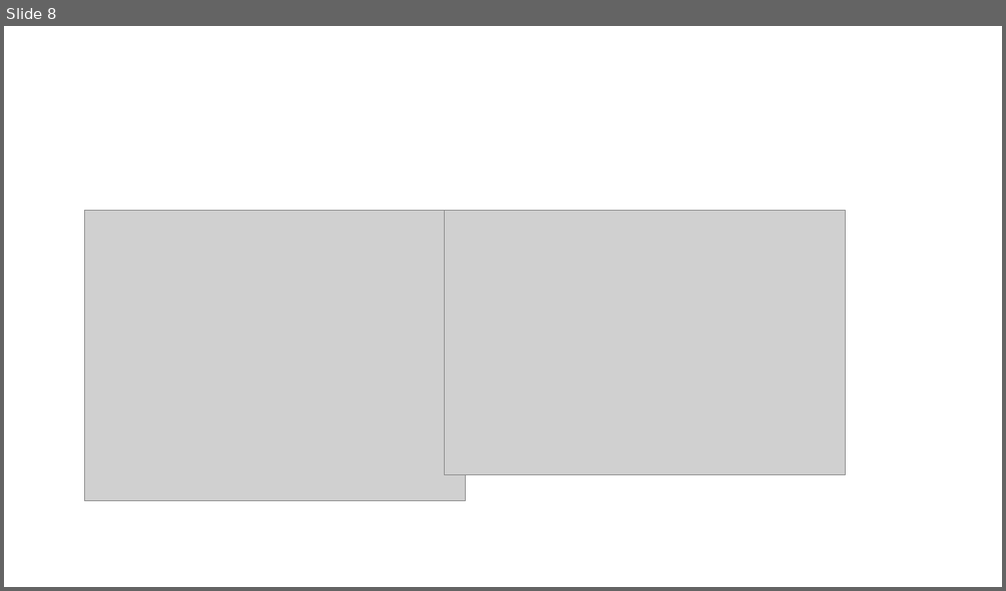
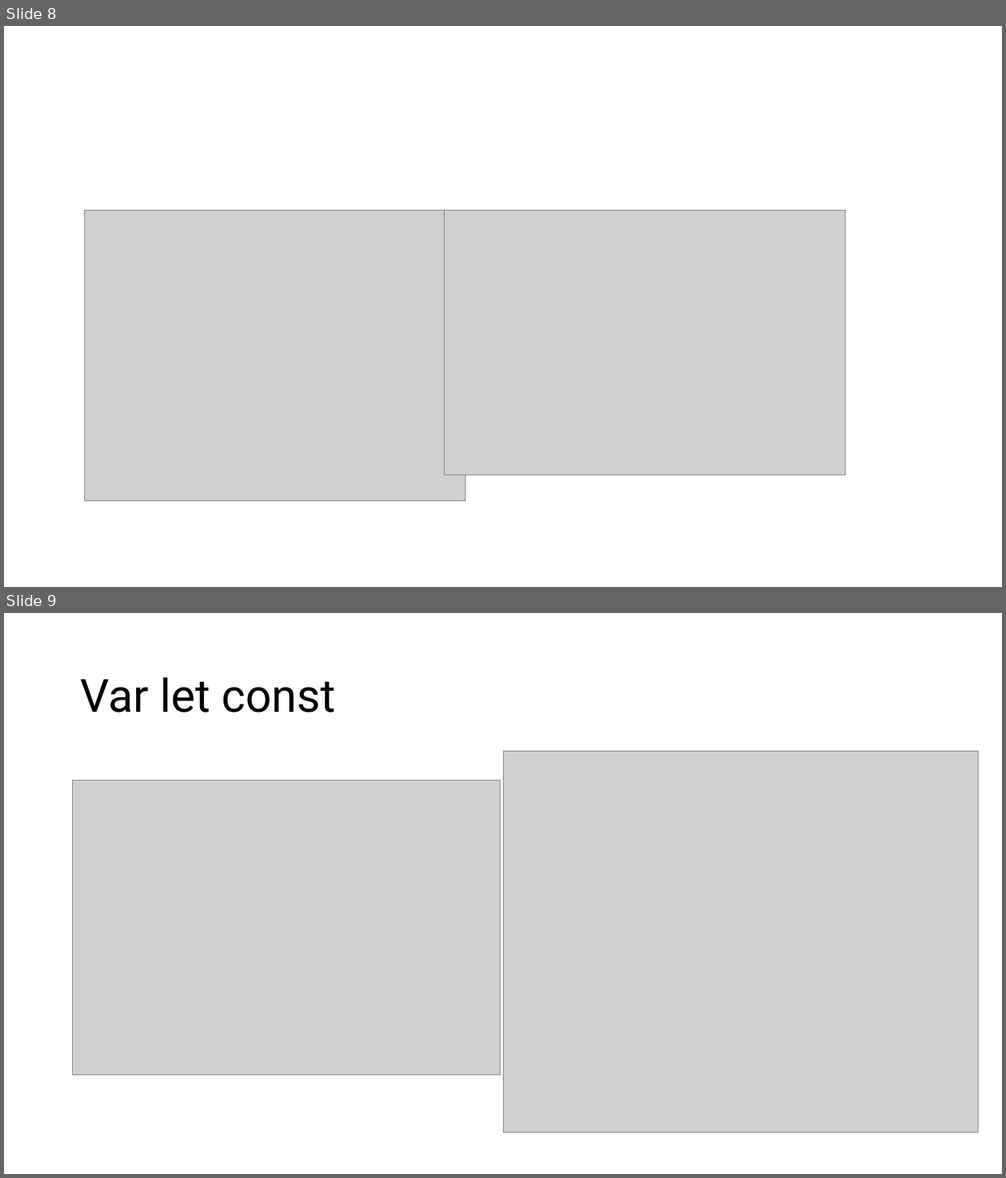
Before and after one commit to wujd0728/meta-frontend-coursera, a slide deck: introduction to JS/javascript basic.pptx. Shown one above the other, each under a label of ours: slide 8 before the commit, slides 8 and 9 after it. The pictures are 1006x591 and 1006x1178 pixels, drawn with LibreOffice and Linux fonts; fonts in the diff are those of the drawing; grey boxes stand for pictures. Boxes give left, top, right and bottom in pixels: in the first picture for what was removed or moved away, otherwise in the second. Text is boxed around its words. In the diff, an @@ line names an element or a change of style, - is before the commit and + after.

Commit message:
starting JS

```diff
--- a/introduction to JS/javascript basic.pptx
+++ b/introduction to JS/javascript basic.pptx
@@ slide 9 added at [4,613,1002,1174], background #FFFFFF @@
@@ title added at [80,677,334,713], 44 pt, text #000000 @@
+Var let const
@@ picture added at [503,752,978,1133] @@
@@ picture added at [73,781,501,1076] @@
```
